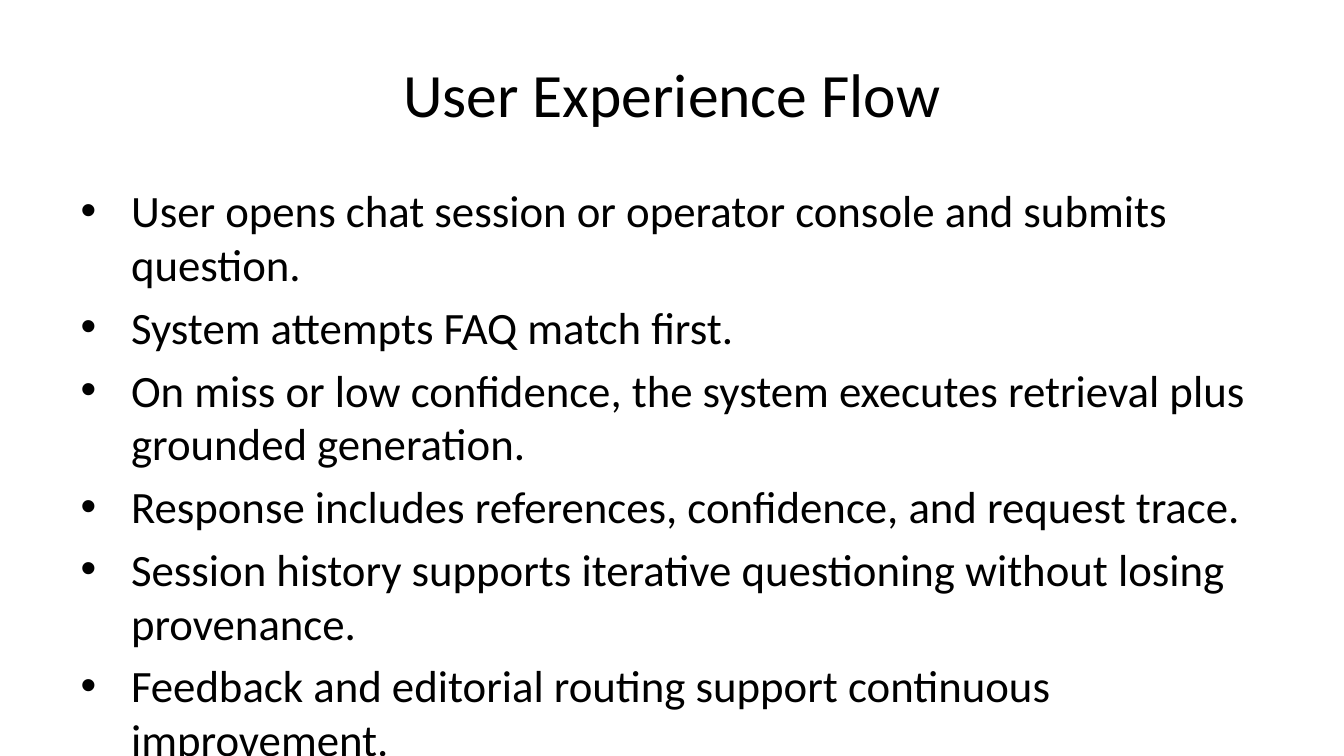
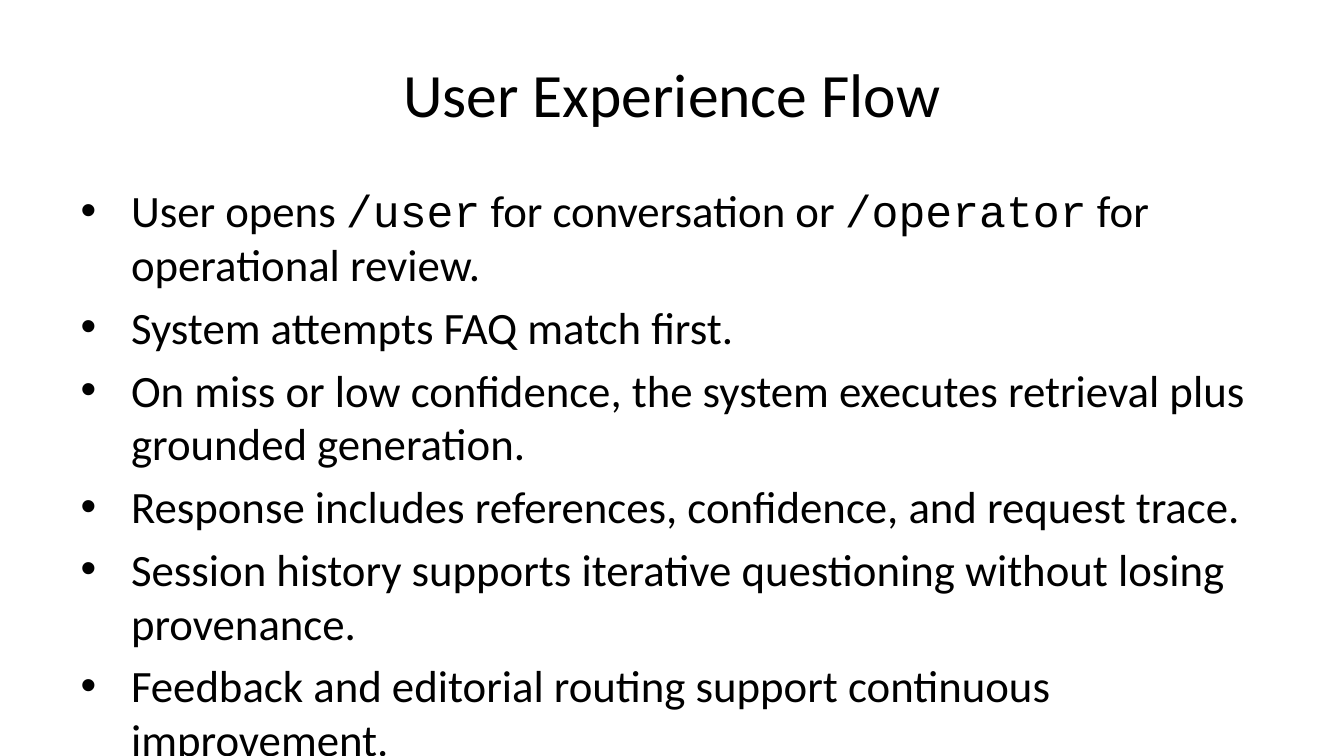
Before and after one commit to UM-KGPI/NapcoreHelpdesk, a slide deck: slide 11 of dist/napcore-helpdesk-presentation.pptx (slide 12 before the commit). Drawn at 1344x756 pixels with LibreOffice and Linux fonts; fonts in the diff are those of the drawing. Boxes give left, top, right and bottom in pixels: in the first picture for what was removed or moved away, otherwise in the second. Text is boxed around its words. In the diff, an @@ line names an element or a change of style, - is before the commit and + after.

```diff
--- a/dist/napcore-helpdesk-presentation.pptx
+++ b/dist/napcore-helpdesk-presentation.pptx
@@ text at <box>131,196,1149,289</box>: text changed @@
-• User opens chat session or operator console and submits question.
+• User opens /user for conversation or /operator for operational review.
```
Also in this commit, not shown: 4 other slides changed, 1 slide removed, 29 other files.
